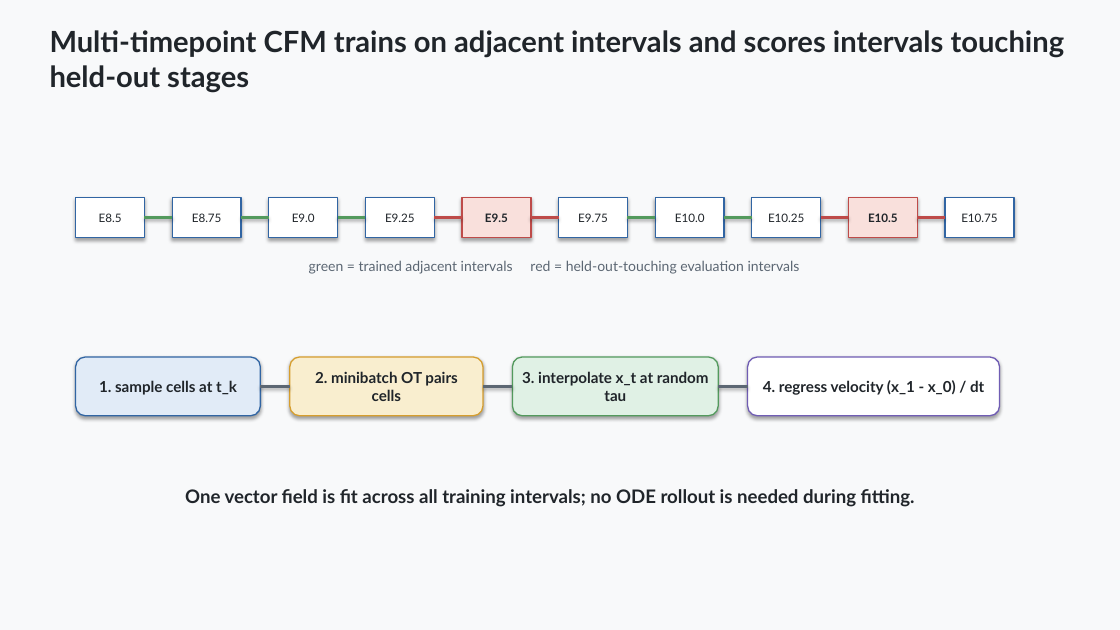
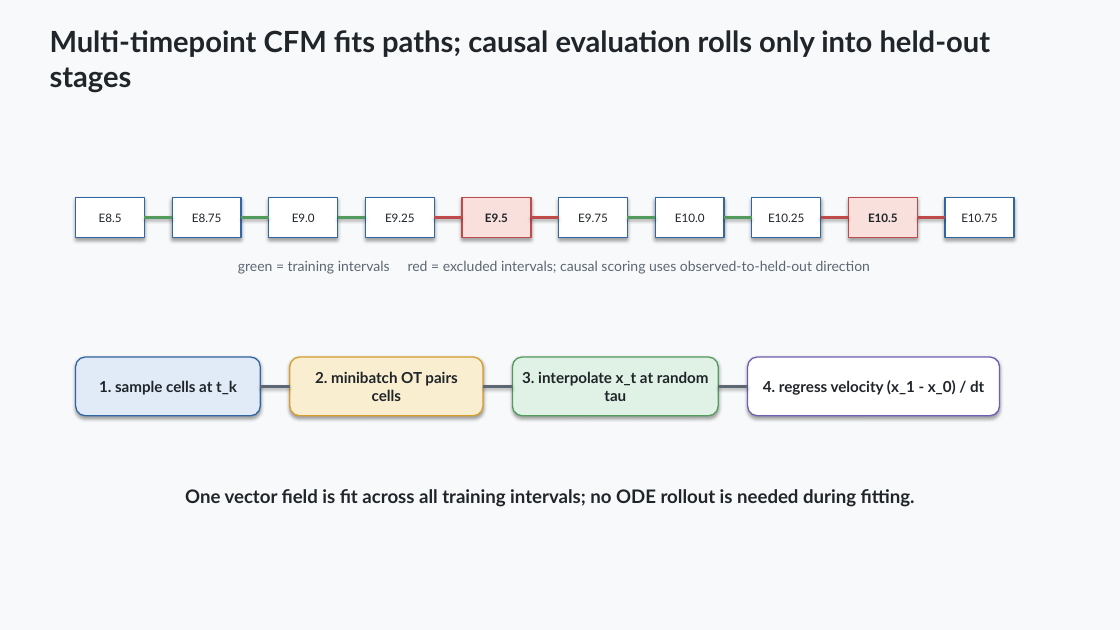
Before and after one commit to davidaknowles/stream, a slide deck: slide 3 of docs/stream_project_slide_deck.pptx. Drawn at 1120x630 pixels with LibreOffice and Linux fonts; fonts in the diff are those of the drawing. Boxes give left, top, right and bottom in pixels: in the first picture for what was removed or moved away, otherwise in the second. Text is boxed around its words. In the diff, an @@ line names an element or a change of style, - is before the commit and + after.

Commit message:
Clarify conditional and causal UCE evaluation

```diff
--- a/docs/stream_project_slide_deck.pptx
+++ b/docs/stream_project_slide_deck.pptx
@@ text at bbox=[50, 30, 991, 57]: text changed @@
-Multi-timepoint CFM trains on adjacent intervals and scores intervals touching held-out stages
+Multi-timepoint CFM fits paths; causal evaluation rolls only into held-out stages
@@ text at bbox=[238, 260, 870, 274]: text changed @@
-green = trained adjacent intervals red = held-out-touching evaluation intervals
+green = training intervals red = excluded intervals; causal scoring uses observed-to-held-out direction
```
Also in this commit, not shown: 8 other slides changed, 3 other files.
